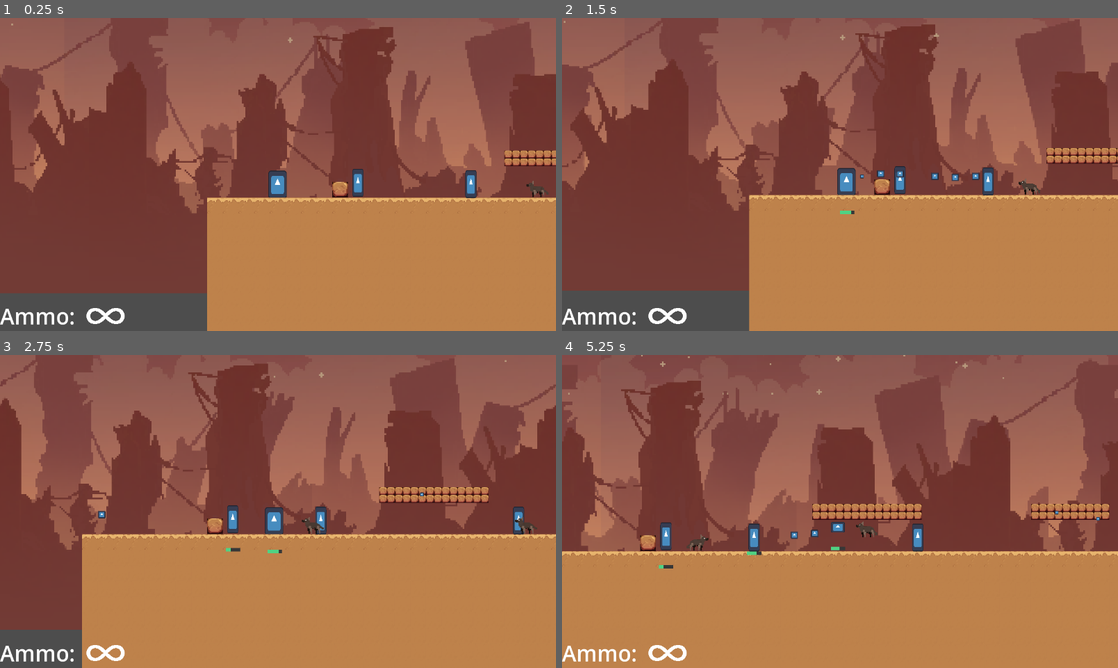
Above: before the commit, frames 1-4 (two rows, left to right).
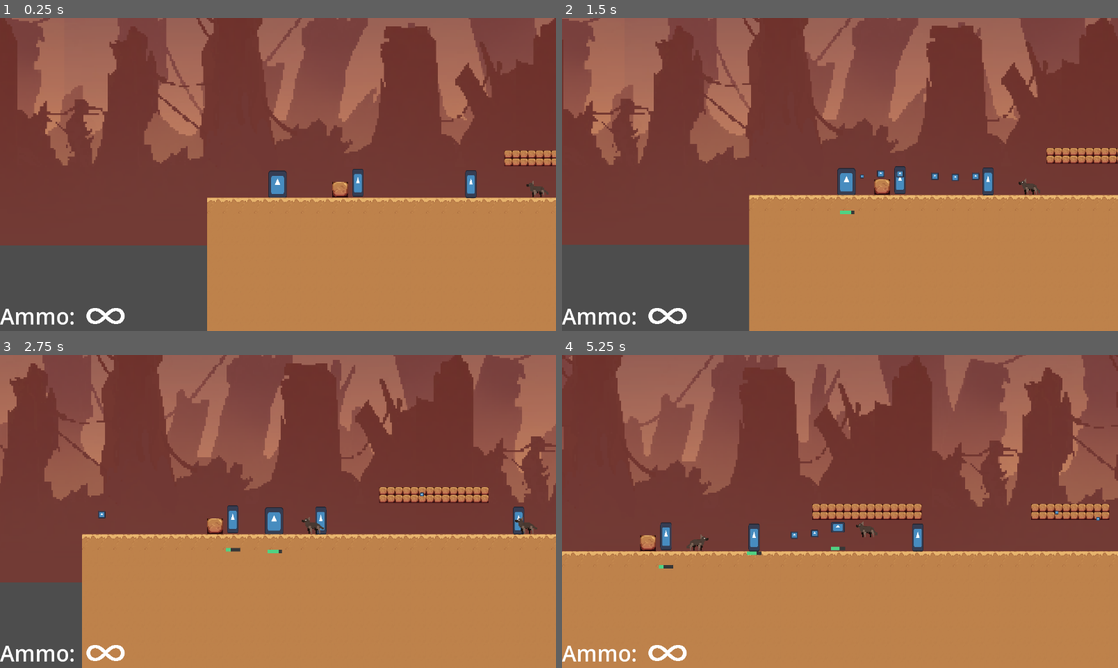
Above: after the commit, the same moments.

Repository: dzfrias/gladiator
Game: Godot game, scene res://scenes/level_playtest.tscn
Same seed, same stepped clock (60 frames per second), same inputs: the game is played once before the commit and once after it. This scene is started directly instead of the project's main scene. The engine's default icon, where the game draws it, is replaced by a stand-in: a white triangle on a blue panel in a dark square.
Inputs (mouse positions are in pixels of both pictures, inside the frame that each line leads up to):
- Up to frame 1 (0.25 s): no input
- Up to frame 2 (1.5 s): move the mouse to (623, 315) at 0.52 s; hold S (crouch) 0.53-1.28 s; hold D (right) from 0.53 s (still down); tap Space (jump) at 0.77, 1.07 s; move the mouse to (728, 190) at 1.27 s; click (728, 190) at 1.35 s
- Up to frame 3 (2.75 s): tap Space (jump) at 1.52, 1.82 s; move the mouse to (333, 442) at 2.02 s; release D (right) at 2.03 s; hold A (left) from 2.03 s (still down); hold E (roll) from 2.03 s (still down)
- Up to frame 4 (5.25 s): move the mouse to (812, 574) at 2.77 s; release A (left) at 2.78 s; release E (roll) at 2.78 s; hold D (right) 2.78-4.28 s; tap S (crouch) at 2.85 s; tap Space (jump) at 3.02, 3.32, 3.77, 4.07, 4.52, 4.82 s; move the mouse to (1006, 558) at 3.52 s; press the mouse at (1006, 558) at 3.53 s; move the mouse to (673, 464) at 4.27 s; release the mouse at (673, 464) at 4.28 s; hold A (left) 4.28-5.03 s; tap E (roll) at 4.35 s; move the mouse to (867, 511) at 5.02 s; hold D (right) from 5.03 s (still down); hold S (crouch) from 5.03 s (still down)

The runs differ from the first frame. In frame 1, 26% of the frame differs, in the area x 0-100%, y 0-88%; in frame 2, 25%; in frame 3, 24%; in frame 4, 24%.

Commit message:
update parallax to follow player y-direction

Diff:
--- a/scenes/level_playtest.tscn
+++ b/scenes/level_playtest.tscn
@@ -100,7 +100,8 @@
 [node name="ParallaxBackground" type="ParallaxBackground" parent="."]
 
 [node name="ParallaxLayer4" type="ParallaxLayer" parent="ParallaxBackground"]
-motion_scale = Vector2(0.1, 1)
+motion_scale = Vector2(0.1, 0.25)
+motion_offset = Vector2(0, 200)
 motion_mirroring = Vector2(1280, 0)
 
 [node name="Sprite2D" type="Sprite2D" parent="ParallaxBackground/ParallaxLayer4"]
@@ -110,7 +111,8 @@
 centered = false
 
 [node name="ParallaxLayer8" type="ParallaxLayer" parent="ParallaxBackground"]
-motion_scale = Vector2(0.5, 1)
+motion_scale = Vector2(0.5, 0.25)
+motion_offset = Vector2(0, 200)
 motion_mirroring = Vector2(1280, 0)
 
 [node name="Sprite2D" type="Sprite2D" parent="ParallaxBackground/ParallaxLayer8"]
@@ -120,7 +122,8 @@
 centered = false
 
 [node name="ParallaxLayer5" type="ParallaxLayer" parent="ParallaxBackground"]
-motion_scale = Vector2(0.5, 1)
+motion_scale = Vector2(0.5, 0.25)
+motion_offset = Vector2(0, 200)
 motion_mirroring = Vector2(1280, 0)
 
 [node name="Sprite2D" type="Sprite2D" parent="ParallaxBackground/ParallaxLayer5"]
@@ -130,7 +133,8 @@
 centered = false
 
 [node name="ParallaxLayer6" type="ParallaxLayer" parent="ParallaxBackground"]
-motion_scale = Vector2(0.6, 1)
+motion_scale = Vector2(0.6, 0.25)
+motion_offset = Vector2(0, 200)
 motion_mirroring = Vector2(1280, 0)
 
 [node name="Sprite2D" type="Sprite2D" parent="ParallaxBackground/ParallaxLayer6"]
@@ -140,6 +144,8 @@
 centered = false
 
 [node name="ParallaxLayer7" type="ParallaxLayer" parent="ParallaxBackground"]
+motion_scale = Vector2(0.8, 0.25)
+motion_offset = Vector2(0, 200)
 motion_mirroring = Vector2(1280, 0)
 
 [node name="Sprite2D" type="Sprite2D" parent="ParallaxBackground/ParallaxLayer7"]
